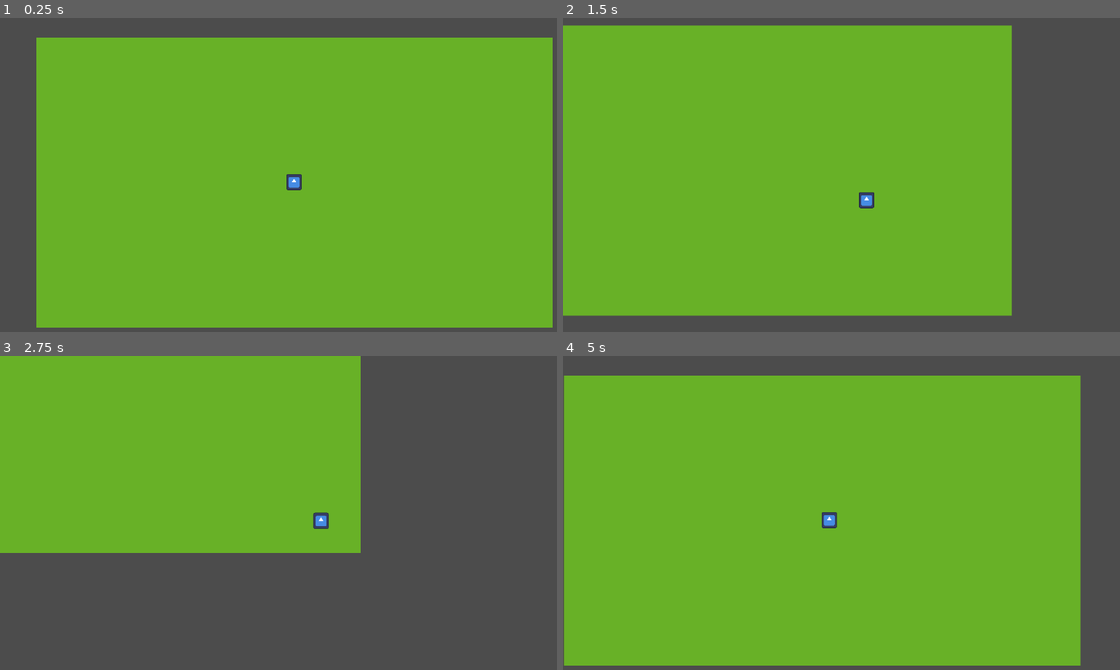
Above: before the commit, frames 1-4 (two rows, left to right).
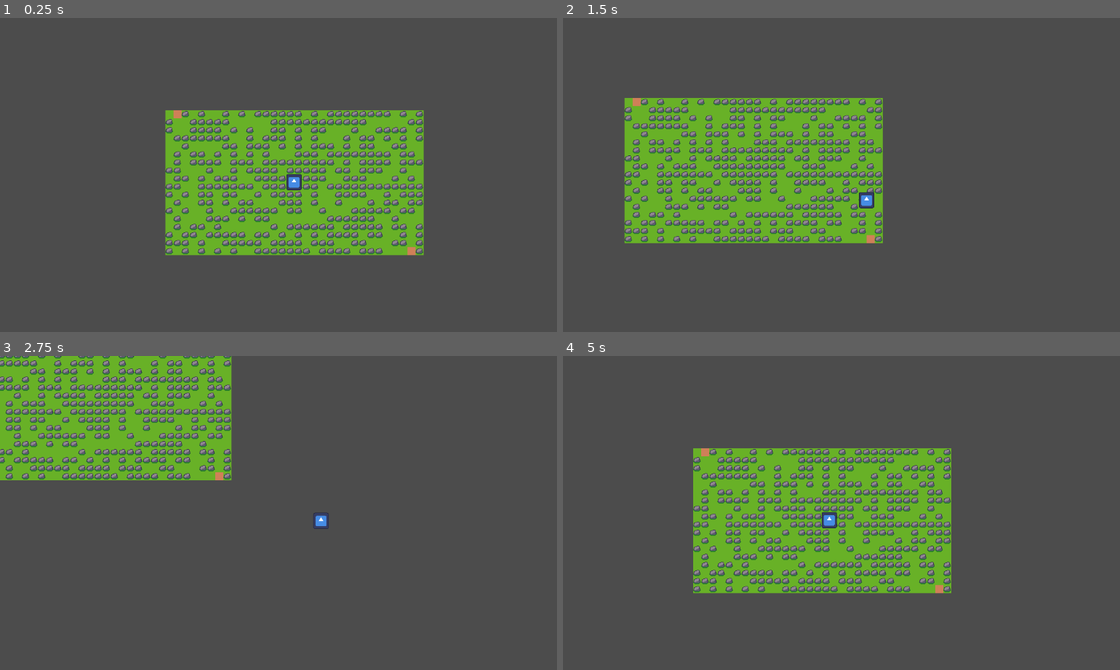
Above: after the commit, the same moments.

Repository: begleycm/plants-vs-insects
Game: Godot game, scene res://scenes/main.tscn
The game is run twice, just before and just after one commit, with the same random seed, the same clock (stepped at 60 frames per second) and the same inputs. The engine's default icon, where the game draws it, is replaced by a stand-in: a white triangle on a blue panel in a dark square.
Inputs:
- Up to frame 1 (0.25 s): no input
- Up to frame 2 (1.5 s): tap Enter at 0.5 s; hold D (right) 0.53-1.28 s; hold F (interact) 0.53-1.28 s; hold S (down) from 1.28 s (still down); tap F (interact) at 1.35 s
- Up to frame 3 (2.75 s): release S (down) at 2.03 s; hold D (right) from 2.03 s (still down); hold F (interact) from 2.03 s (still down)
- Up to frame 4 (5 s): release D (right) at 2.78 s; release F (interact) at 2.78 s; hold W (up) 2.78-3.53 s; tap F (interact) at 2.85, 4.35 s; hold F (interact) 3.53-4.28 s; hold A (left) from 3.53 s (still down)

The runs differ from the first frame. In frame 1, 72% of the frame differs, in the area x 6-100%, y 6-99%; in frame 2, 61%; in frame 3, 30%; in frame 4, 72%, in the area x 0-93%, y 6-99%.

Commit message:
implement basic block generation

Diff:
--- /dev/null
+++ b/scripts/PathCreator.gd
@@ -0,0 +1,56 @@
+extends Node
+
+@export var map_length:int = 32
+@export var map_height:int = 18
+
+@export var start = [-(map_length / 2) + 1, -(map_height / 2)]
+@export var end = [(map_length / 2) - 2, (map_height / 2) - 1]
+var tile_map:TileMap
+
+# Called when the node enters the scene tree for the first time.
+func create_path(tile_map_main):
+	tile_map = tile_map_main
+	display_grass()
+
+	#This generates a random number generator that is used to place blocks
+	var rng = RandomNumberGenerator.new()
+	spawn_blocks(rng)
+
+	#Places a block for testing so I know where the path starts
+	tile_map.set_cell(0, Vector2i(start[0], start[1]), 0, (Vector2i(3, 1)))
+	tile_map.set_cell(0, Vector2i(end[0], end[1]), 0, (Vector2i(3, 1)))
+
+func display_grass():
+	# Places grass in the length x height(ex. 16x9)
+	for n in range (-map_length / 2, map_length / 2):
+		for i in range (-map_height / 2, map_height / 2):
+			tile_map.set_cell(0, Vector2i(n, i), 0, (Vector2i(3, 0)))
+
+'''This function spawns in blocks at random across the map. It places
+1 block for every 10 on the map.'''
+func spawn_blocks(rng:RandomNumberGenerator):
+	var amount_blocks = (map_height * map_length) / 1
+
+	for i in range (0, amount_blocks):
+		# This places a block at random across the map
+		var rand_l:int = rng.randf_range((-map_length / 2) - 1, map_length / 2)
+		var rand_h:int = rng.randf_range((-map_height / 2) - 1, map_height / 2)
+
+		'''This checks to see if the block placed will block the exit. If so,
+		it cannot be placed'''
+		if is_placeable(rand_l, rand_h):
+			tile_map.set_cell(0, Vector2i(rand_l, rand_h), 0, (Vector2i(6, 2)))
+
+func is_placeable(rand_l:int, rand_h:int):
+	var can_place:bool = true
+
+	var path_alg = PathAlg.new()
+
+	var current_block_texture = tile_map.get_cell_atlas_coords(0, Vector2i(rand_l, rand_h))
+	'''If current block has a block already OR you can't reach the end by
+	placing this block, return false'''
+	if (current_block_texture == Vector2i(6, 2) or
+	 !path_alg.can_reach_end(tile_map, start, end)):
+		can_place = false
+
+	return can_place
--- /dev/null
+++ b/scripts/PathFinder.gd
@@ -0,0 +1,19 @@
+class_name PathAlg
+
+# Called when the node enters the scene tree for the first time.
+func _ready():
+	pass # Replace with function body.
+
+'''Returns true if the path can be reached, false if not'''
+func can_reach_end(tile_map:TileMap, start:Array, end:Array):
+	var end_open:bool = true
+
+
+	var current_location:Array = start
+
+
+
+
+
+
+	return end_open
--- a/scripts/main.gd
+++ b/scripts/main.gd
@@ -1,28 +1,10 @@
 extends Node
 
-@export var path_tile:PackedScene
-
-@export var map_length:int = 64
-@export var map_height:int = 36
 @onready var tile_map = $NavigationRegion2D/TileMap
 
-var _pg:PathGenerator
+const path = preload("PathCreator.gd")
 
 # Called when the node enters the scene tree for the first time.
 func _ready():
-	_pg = PathGenerator.new(map_length, map_height)
-	print(_pg.generate_path())
-	display_grass()
-
-func _display_path():
-	var _path:Array[Vector2i] = _pg.generate_path()
-	print(_path)
-
-	# Places a dirt block
-	tile_map.set_cell(0, Vector2i(0, 0), 0, (Vector2i(3, 1)))
-
-func display_grass():
-	# Places grass in the length x height(ex 16x9)
-	for n in range (-map_length / 2, map_length / 2):
-		for i in range (-map_height / 2, map_height / 2):
-			tile_map.set_cell(0, Vector2i(n, i), 0, (Vector2i(3, 0)))
+	var path_creator = path.new()
+	path_creator.create_path(tile_map)
--- a/scripts/path_generator.gd
+++ /dev/null
@@ -1,33 +0,0 @@
-extends Object
-class_name PathGenerator
-
-var _grid_length:int  # _just means private
-var _grid_height:int
-
-var _path: Array[Vector2i]
-
-func _init(length:int, height:int):
-	_grid_length = length
-	_grid_height = height
-
-func generate_path():
-	_path.clear()  # resets path each load
-
-	var x = 0
-	var y = int(_grid_height/2)
-
-
-	while x < _grid_length:
-		if not _path.has(Vector2i(x, y)):
-			_path.append(Vector2i(x, y))
-		var choice:int = randi_range(0, 2)
-
-		if choice == 0 or x % 2 == 0:
-			x += 1
-		elif choice == 1:
-			y += 1
-		elif choice == 2 and y > 0:
-			y -= 1
-
-
-	return _path
Not shown, added: scenes/mai4DC8.tmp
Not shown, added: scenes/mai7DC0.tmp
